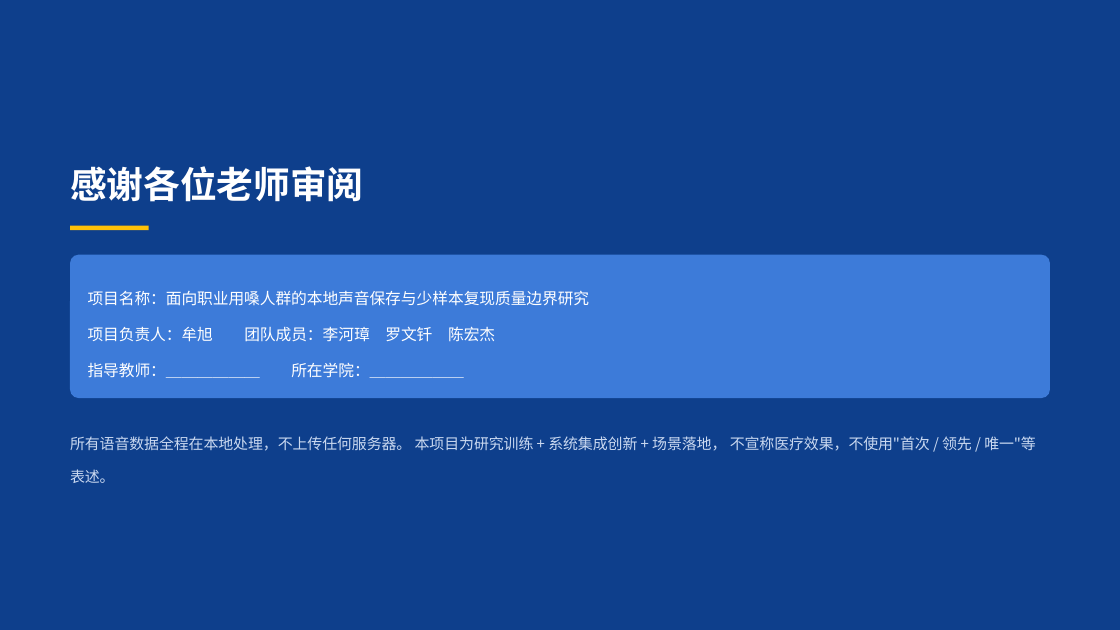
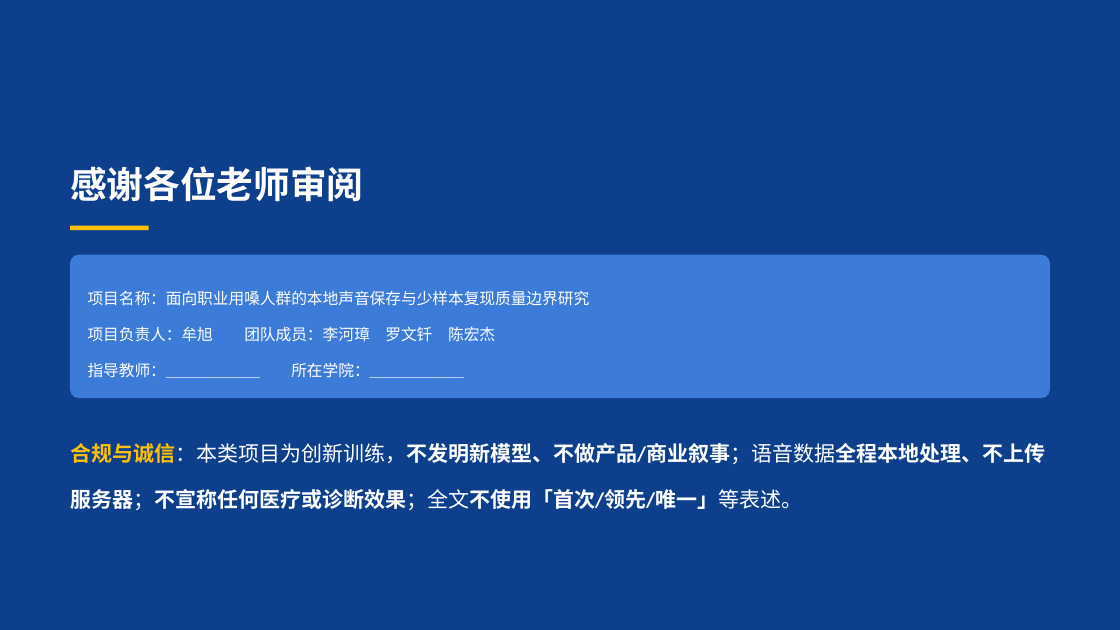
Before and after one commit to mouxu66/voice-morph, a slide deck: slide 19 of docs/大创申报-2026-10/大创申报PPT.pptx. Drawn at 1120x630 pixels with LibreOffice and Linux fonts; fonts in the diff are those of the drawing. Boxes give left, top, right and bottom in pixels: in the first picture for what was removed or moved away, otherwise in the second. Text is boxed around its words. In the diff, an @@ line names an element or a change of style, - is before the commit and + after.

```diff
--- a/docs/大创申报-2026-10/大创申报PPT.pptx
+++ b/docs/大创申报-2026-10/大创申报PPT.pptx
@@ text at [70, 443, 1045, 510]: text changed; size 12.8 to 18 pt; font Noto Sans CJK SC to Calibri; text colour #C9D8F0 to #FFFFFF; bold on @@
-所有语音数据全程在本地处理，不上传任何服务器。 本项目为研究训练 + 系统集成创新 + 场景落地， 不宣称医疗效果，不使用"首次 / 领先 / 唯一"等表述。
+合规与诚信：本类项目为创新训练，不发明新模型、不做产品/商业叙事；语音数据全程本地处理、不上传服务器；不宣称任何医疗或诊断效果；全文不使用「首次/领先/唯一」等表述。
```
Also in this commit, not shown: 5 other slides changed, 1 other file.
